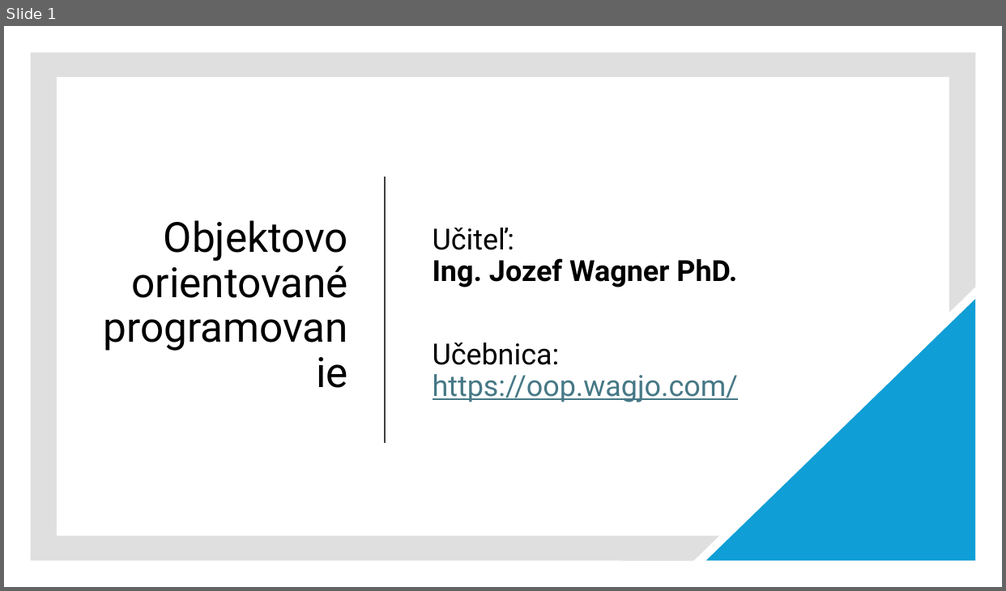
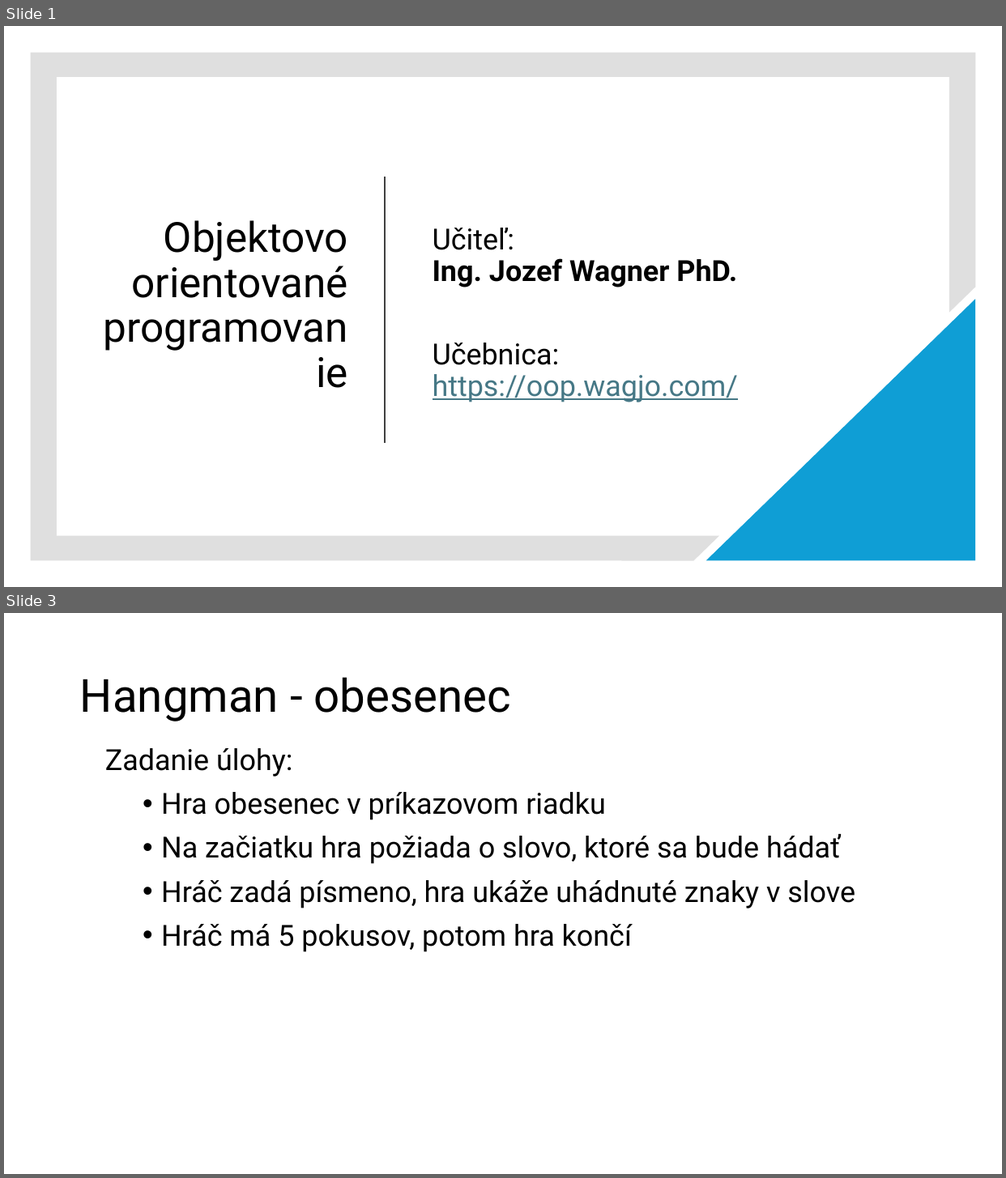
Before and after one commit to wagjo/oop, a slide deck: prezentacie/c08w.pptx. Shown one above the other, each under a label of ours: slide 1 before the commit, slides 1 and 3 after it; the slides between them are not shown. The pictures are 1006x591 and 1006x1178 pixels, drawn with LibreOffice and Linux fonts; fonts in the diff are those of the drawing. Boxes give left, top, right and bottom in pixels: in the first picture for what was removed or moved away, otherwise in the second. Text is boxed around its words. In the diff, an @@ line names an element or a change of style, - is before the commit and + after.

```diff
--- a/prezentacie/c08w.pptx
+++ b/prezentacie/c08w.pptx
@@ slide 3 added at (x1=4, y1=613, x2=1002, y2=1174), background #FFFFFF @@
@@ title added at (x1=80, y1=677, x2=511, y2=722), 44 pt, text #000000 @@
+Hangman - obesenec
@@ text added at (x1=105, y1=748, x2=855, y2=952), 28 pt, text #000000 @@
+Zadanie úlohy:
+  • Hra obesenec v príkazovom riadku
+  • Na začiatku hra požiada o slovo, ktoré sa bude hádať
+  • Hráč zadá písmeno, hra ukáže uhádnuté znaky v slove
+  • Hráč má 5 pokusov, potom hra končí
```
Also in this commit, not shown: 4 slides changed, 7 other slides added, 7 slides removed, 6 other files.
